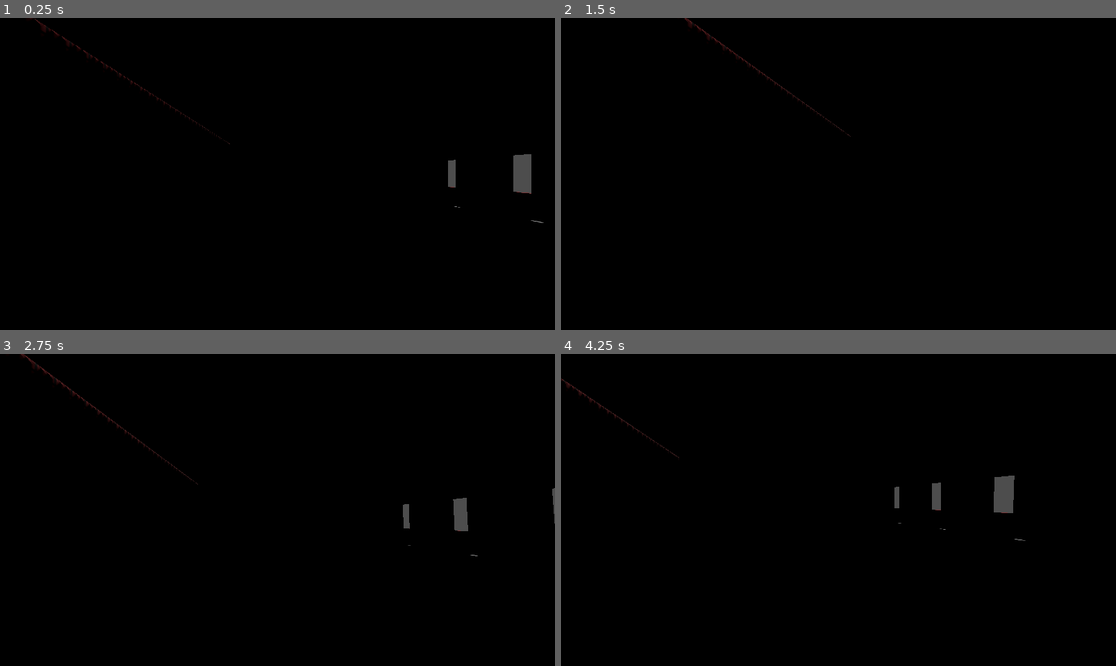
Above: before the commit, frames 1-4 (two rows, left to right).
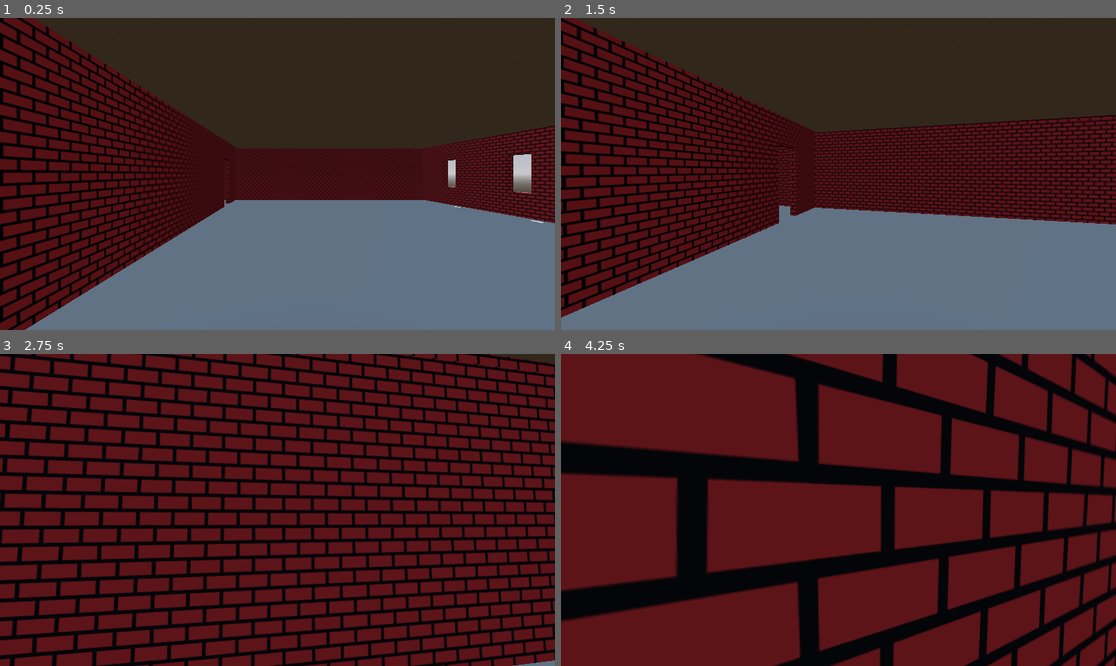
Above: after the commit, the same moments.

Repository: DrOtter3000/LittleLibrary
Game: Godot game, scene res://Environment/building.tscn
Two runs of this game, one before a commit and one after it. Both use one fixed random seed, a clock stepped at 60 frames per second and the inputs below.
Inputs (mouse positions are in pixels of both pictures, inside the frame that each line leads up to):
- Up to frame 1 (0.25 s): no input
- Up to frame 2 (1.5 s): move the mouse to (866, 174) at 0.52 s; hold W (forward, bound only after the commit) from 0.53 s (still down); tap Space (jump, bound only after the commit) at 0.6, 0.77, 1.07, 1.35 s; move the mouse to (810, 174) at 1.27 s
- Up to frame 3 (2.75 s): keep holding W (forward, bound only after the commit); tap Space (jump, bound only after the commit) at 1.52, 1.82, 2.1 s; move the mouse to (288, 503) at 2.02 s
- Up to frame 4 (4.25 s): keep holding W (forward, bound only after the commit); move the mouse to (832, 516) at 2.77 s; tap Space (jump, bound only after the commit) at 2.85, 3.02, 3.32, 3.6, 3.77, 4.07 s; move the mouse to (877, 513) at 3.52 s

The runs differ from the first frame. In frame 1, 94% of the frame differs, in the area x 0-100%, y 0-100%; in frame 2, 92%; in frame 3, 74%; in frame 4, 74%.

Commit message:
finish building

Diff:
--- a/Environment/building.tscn
+++ b/Environment/building.tscn
@@ -1,10 +1,23 @@
-[gd_scene load_steps=15 format=3 uid="uid://bcwhi6vrtelmj"]
+[gd_scene load_steps=18 format=3 uid="uid://bcwhi6vrtelmj"]
 
 [ext_resource type="Texture2D" uid="uid://3nm3kbj7goho" path="res://Textures/Ceiling.png" id="1_bteem"]
 [ext_resource type="Texture2D" uid="uid://wixedqcachbg" path="res://Textures/Wall.png" id="1_p4fnb"]
 [ext_resource type="PackedScene" uid="uid://c44tfbq6oqdrx" path="res://Player/player.tscn" id="1_uph0i"]
 [ext_resource type="Texture2D" uid="uid://cwqqbf8hjyequ" path="res://Textures/Ground.png" id="3_uwfla"]
 
+[sub_resource type="ProceduralSkyMaterial" id="ProceduralSkyMaterial_nn5gb"]
+sky_horizon_color = Color(0.64625, 0.65575, 0.67075, 1)
+ground_horizon_color = Color(0.64625, 0.65575, 0.67075, 1)
+
+[sub_resource type="Sky" id="Sky_w5l11"]
+sky_material = SubResource("ProceduralSkyMaterial_nn5gb")
+
+[sub_resource type="Environment" id="Environment_fy0xf"]
+background_mode = 2
+sky = SubResource("Sky_w5l11")
+tonemap_mode = 2
+glow_enabled = true
+
 [sub_resource type="StandardMaterial3D" id="StandardMaterial3D_oskyw"]
 albedo_texture = ExtResource("1_p4fnb")
 uv1_triplanar = true
@@ -47,6 +60,9 @@
 
 [node name="Building" type="Node3D"]
 
+[node name="WorldEnvironment" type="WorldEnvironment" parent="."]
+environment = SubResource("Environment_fy0xf")
+
 [node name="Player" parent="." instance=ExtResource("1_uph0i")]
 transform = Transform3D(1, 0, 0, 0, 1, 0, 0, 0, 1, 2.63451, 0, 3.90786)
 
@@ -292,6 +308,204 @@
 operation = 2
 size = Vector3(0.4, 1.4, 0.8)
 
+[node name="MoreFloors" type="Node3D" parent="."]
+transform = Transform3D(1, 0, 0, 0, 1, 0, 0, 0, 1, 0, 2.98148, 0)
+
+[node name="OuterWall3" type="CSGBox3D" parent="MoreFloors"]
+transform = Transform3D(1, 0, 0, 0, 1, 0, 0, 0, 1, 11.5964, 2.99332, -2.53715)
+material_override = SubResource("StandardMaterial3D_j2ucu")
+use_collision = true
+size = Vector3(0.3, 3.2, 13.8384)
+
+[node name="Window" type="CSGBox3D" parent="MoreFloors/OuterWall3"]
+transform = Transform3D(1, 0, 0, 0, 1, 0, 0, 0, 1, 0, 0, 2)
+operation = 2
+size = Vector3(0.4, 1.4, 0.8)
+
+[node name="Window3" type="CSGBox3D" parent="MoreFloors/OuterWall3"]
+transform = Transform3D(1, 0, 0, 0, 1, 0, 0, 0, 1, 0, 0, -1)
+operation = 2
+size = Vector3(0.4, 1.4, 0.8)
+
+[node name="Window4" type="CSGBox3D" parent="MoreFloors/OuterWall3"]
+transform = Transform3D(1, 0, 0, 0, 1, 0, 0, 0, 1, 0, 0, -4)
+operation = 2
+size = Vector3(0.4, 1.4, 0.8)
+
+[node name="Window2" type="CSGBox3D" parent="MoreFloors/OuterWall3"]
+transform = Transform3D(1, 0, 0, 0, 1, 0, 0, 0, 1, 0, 0, 5)
+operation = 2
+size = Vector3(0.4, 1.4, 0.8)
+
+[node name="Wall2" type="CSGBox3D" parent="MoreFloors"]
+transform = Transform3D(-1, 0, 8.74228e-08, 0, 1, 0, -8.74228e-08, 0, -1, 0, 3, -2.45632)
+material_override = SubResource("StandardMaterial3D_jh3vm")
+use_collision = true
+size = Vector3(0.2, 3.2, 16.9058)
+
+[node name="Door" type="CSGMesh3D" parent="MoreFloors/Wall2"]
+transform = Transform3D(1, 0, 0, 0, 1, 0, 0, 0, 1, -2.62268e-07, -0.45, -6.83709)
+operation = 2
+mesh = SubResource("BoxMesh_6rx4d")
+
+[node name="OuterWall4" type="CSGBox3D" parent="MoreFloors"]
+transform = Transform3D(1, 0, 0, 0, 1, 0, 0, 0, 1, 1.78638, 3, 6)
+material_override = SubResource("StandardMaterial3D_v2siv")
+use_collision = true
+size = Vector3(16.4272, 3.2, 0.3)
+
+[node name="Window4" type="CSGBox3D" parent="MoreFloors/OuterWall4"]
+transform = Transform3D(-4.37114e-08, 0, -1, 0, 1, 0, 1, 0, -4.37114e-08, 0, 0, 0)
+operation = 2
+size = Vector3(0.4, 1.4, 0.8)
+
+[node name="Window7" type="CSGBox3D" parent="MoreFloors/OuterWall4"]
+transform = Transform3D(-4.37114e-08, 0, -1, 0, 1, 0, 1, 0, -4.37114e-08, -3, 0, 0)
+operation = 2
+size = Vector3(0.4, 1.4, 0.8)
+
+[node name="Window8" type="CSGBox3D" parent="MoreFloors/OuterWall4"]
+transform = Transform3D(-4.37114e-08, 0, -1, 0, 1, 0, 1, 0, -4.37114e-08, -6, 0, 0)
+operation = 2
+size = Vector3(0.4, 1.4, 0.8)
+
+[node name="Window5" type="CSGBox3D" parent="MoreFloors/OuterWall4"]
+transform = Transform3D(-4.37114e-08, 0, -1, 0, 1, 0, 1, 0, -4.37114e-08, 3, 0, 0)
+operation = 2
+size = Vector3(0.4, 1.4, 0.8)
+
+[node name="Window6" type="CSGBox3D" parent="MoreFloors/OuterWall4"]
+transform = Transform3D(-4.37114e-08, 0, -1, 0, 1, 0, 1, 0, -4.37114e-08, 6, 0, 0)
+operation = 2
+size = Vector3(0.4, 1.4, 0.8)
+
+[node name="CSGBox3D8" type="CSGBox3D" parent="MoreFloors"]
+transform = Transform3D(1, 0, 0, 0, 1, 0, 0, 0, 1, -2.632, 3, 1.13257)
+material_override = SubResource("StandardMaterial3D_rmiqd")
+use_collision = true
+size = Vector3(0.2, 3.2, 9.80371)
+
+[node name="CSGBox3D9" type="CSGBox3D" parent="MoreFloors"]
+transform = Transform3D(-4.37114e-08, 0, -1, 0, 1, 0, 1, 0, -4.37114e-08, -1.3043, 3, -3.65091)
+material_override = SubResource("StandardMaterial3D_rmiqd")
+use_collision = true
+size = Vector3(0.2, 3.2, 2.73889)
+
+[node name="CSGBox3D7" type="CSGBox3D" parent="MoreFloors"]
+transform = Transform3D(-4.37114e-08, 0, -1, 0, 1, 0, 1, 0, -4.37114e-08, 2.54934, 3, -8.49907)
+material_override = SubResource("StandardMaterial3D_cjbry")
+use_collision = true
+size = Vector3(0.2, 3.2, 17.9138)
+
+[node name="Corner2" type="CSGBox3D" parent="MoreFloors"]
+transform = Transform3D(0.707107, 0, -0.707107, 0, 1, 0, 0.707107, 0, 0.707107, 10.7658, 3, 5.16154)
+material_override = SubResource("StandardMaterial3D_oskyw")
+use_collision = true
+size = Vector3(0.3, 3.2, 2.5083)
+
+[node name="Window5" type="CSGBox3D" parent="MoreFloors/Corner2"]
+operation = 2
+size = Vector3(0.4, 1.4, 0.8)
+
+[node name="MoreFloors2" type="Node3D" parent="."]
+transform = Transform3D(1, 0, 0, 0, 1, 0, 0, 0, 1, 0, 6.09824, 0)
+
+[node name="OuterWall3" type="CSGBox3D" parent="MoreFloors2"]
+transform = Transform3D(1, 0, 0, 0, 1, 0, 0, 0, 1, 11.5964, 2.99332, -2.53715)
+material_override = SubResource("StandardMaterial3D_j2ucu")
+use_collision = true
+size = Vector3(0.3, 3.2, 13.8384)
+
+[node name="Window" type="CSGBox3D" parent="MoreFloors2/OuterWall3"]
+transform = Transform3D(1, 0, 0, 0, 1, 0, 0, 0, 1, 0, 0, 2)
+operation = 2
+size = Vector3(0.4, 1.4, 0.8)
+
+[node name="Window3" type="CSGBox3D" parent="MoreFloors2/OuterWall3"]
+transform = Transform3D(1, 0, 0, 0, 1, 0, 0, 0, 1, 0, 0, -1)
+operation = 2
+size = Vector3(0.4, 1.4, 0.8)
+
+[node name="Window4" type="CSGBox3D" parent="MoreFloors2/OuterWall3"]
+transform = Transform3D(1, 0, 0, 0, 1, 0, 0, 0, 1, 0, 0, -4)
+operation = 2
+size = Vector3(0.4, 1.4, 0.8)
+
+[node name="Window2" type="CSGBox3D" parent="MoreFloors2/OuterWall3"]
+transform = Transform3D(1, 0, 0, 0, 1, 0, 0, 0, 1, 0, 0, 5)
+operation = 2
+size = Vector3(0.4, 1.4, 0.8)
+
+[node name="Wall2" type="CSGBox3D" parent="MoreFloors2"]
+transform = Transform3D(-1, 0, 8.74228e-08, 0, 1, 0, -8.74228e-08, 0, -1, 0, 3, -2.45632)
+material_override = SubResource("StandardMaterial3D_jh3vm")
+use_collision = true
+size = Vector3(0.2, 3.2, 16.9058)
+
+[node name="Door" type="CSGMesh3D" parent="MoreFloors2/Wall2"]
+transform = Transform3D(1, 0, 0, 0, 1, 0, 0, 0, 1, -2.62268e-07, -0.45, -6.83709)
+operation = 2
+mesh = SubResource("BoxMesh_6rx4d")
+
+[node name="OuterWall4" type="CSGBox3D" parent="MoreFloors2"]
+transform = Transform3D(1, 0, 0, 0, 1, 0, 0, 0, 1, 1.78638, 3, 6)
+material_override = SubResource("StandardMaterial3D_v2siv")
+use_collision = true
+size = Vector3(16.4272, 3.2, 0.3)
+
+[node name="Window4" type="CSGBox3D" parent="MoreFloors2/OuterWall4"]
+transform = Transform3D(-4.37114e-08, 0, -1, 0, 1, 0, 1, 0, -4.37114e-08, 0, 0, 0)
+operation = 2
+size = Vector3(0.4, 1.4, 0.8)
+
+[node name="Window7" type="CSGBox3D" parent="MoreFloors2/OuterWall4"]
+transform = Transform3D(-4.37114e-08, 0, -1, 0, 1, 0, 1, 0, -4.37114e-08, -3, 0, 0)
+operation = 2
+size = Vector3(0.4, 1.4, 0.8)
+
+[node name="Window8" type="CSGBox3D" parent="MoreFloors2/OuterWall4"]
+transform = Transform3D(-4.37114e-08, 0, -1, 0, 1, 0, 1, 0, -4.37114e-08, -6, 0, 0)
+operation = 2
+size = Vector3(0.4, 1.4, 0.8)
+
+[node name="Window5" type="CSGBox3D" parent="MoreFloors2/OuterWall4"]
+transform = Transform3D(-4.37114e-08, 0, -1, 0, 1, 0, 1, 0, -4.37114e-08, 3, 0, 0)
+operation = 2
+size = Vector3(0.4, 1.4, 0.8)
+
+[node name="Window6" type="CSGBox3D" parent="MoreFloors2/OuterWall4"]
+transform = Transform3D(-4.37114e-08, 0, -1, 0, 1, 0, 1, 0, -4.37114e-08, 6, 0, 0)
+operation = 2
+size = Vector3(0.4, 1.4, 0.8)
+
+[node name="CSGBox3D8" type="CSGBox3D" parent="MoreFloors2"]
+transform = Transform3D(1, 0, 0, 0, 1, 0, 0, 0, 1, -2.632, 3, 1.13257)
+material_override = SubResource("StandardMaterial3D_rmiqd")
+use_collision = true
+size = Vector3(0.2, 3.2, 9.80371)
+
+[node name="CSGBox3D9" type="CSGBox3D" parent="MoreFloors2"]
+transform = Transform3D(-4.37114e-08, 0, -1, 0, 1, 0, 1, 0, -4.37114e-08, -1.3043, 3, -3.65091)
+material_override = SubResource("StandardMaterial3D_rmiqd")
+use_collision = true
+size = Vector3(0.2, 3.2, 2.73889)
+
+[node name="CSGBox3D7" type="CSGBox3D" parent="MoreFloors2"]
+transform = Transform3D(-4.37114e-08, 0, -1, 0, 1, 0, 1, 0, -4.37114e-08, 2.54934, 3, -8.49907)
+material_override = SubResource("StandardMaterial3D_cjbry")
+use_collision = true
+size = Vector3(0.2, 3.2, 17.9138)
+
+[node name="Corner2" type="CSGBox3D" parent="MoreFloors2"]
+transform = Transform3D(0.707107, 0, -0.707107, 0, 1, 0, 0.707107, 0, 0.707107, 10.7658, 3, 5.16154)
+material_override = SubResource("StandardMaterial3D_oskyw")
+use_collision = true
+size = Vector3(0.3, 3.2, 2.5083)
+
+[node name="Window5" type="CSGBox3D" parent="MoreFloors2/Corner2"]
+operation = 2
+size = Vector3(0.4, 1.4, 0.8)
+
 [node name="CeilingAndFloor" type="Node3D" parent="."]
 
 [node name="Ceiling" type="CSGBox3D" parent="CeilingAndFloor"]
@@ -305,6 +519,39 @@
 operation = 2
 size = Vector3(2, 1, 4)
 
+[node name="CeilingSecondFloor" type="CSGBox3D" parent="CeilingAndFloor"]
+transform = Transform3D(1, 0, 0, 0, 1, 0, 0, 0, 1, 5.84797, 4.6, -1.28202)
+material_override = SubResource("StandardMaterial3D_rvpy2")
+use_collision = true
+size = Vector3(11.7629, 0.0675964, 14.5054)
+
+[node name="CSGBox3D" type="CSGBox3D" parent="CeilingAndFloor/CeilingSecondFloor"]
+transform = Transform3D(0.707107, 0, -0.707107, 0, 1, 0, 0.707107, 0, 0.707107, 5.23005, 0, 7.36416)
+operation = 2
+size = Vector3(2, 1, 4)
+
+[node name="CeilingSecondFloor3" type="CSGBox3D" parent="CeilingAndFloor"]
+transform = Transform3D(1, 0, 0, 0, 1, 0, 0, 0, 1, 5.84797, 7.1781, -1.28202)
+material_override = SubResource("StandardMaterial3D_rvpy2")
+use_collision = true
+size = Vector3(11.7629, 0.0675964, 14.5054)
+
+[node name="CSGBox3D" type="CSGBox3D" parent="CeilingAndFloor/CeilingSecondFloor3"]
+transform = Transform3D(0.707107, 0, -0.707107, 0, 1, 0, 0.707107, 0, 0.707107, 5.23005, 0, 7.36416)
+operation = 2
+size = Vector3(2, 1, 4)
+
+[node name="CeilingSecondFloor4" type="CSGBox3D" parent="CeilingAndFloor"]
+transform = Transform3D(1, 0, 0, 0, 1, 0, 0, 0, 1, 5.84797, 10.1552, -1.28202)
+material_override = SubResource("StandardMaterial3D_rvpy2")
+use_collision = true
+size = Vector3(11.7629, 0.0675964, 14.5054)
+
+[node name="CSGBox3D" type="CSGBox3D" parent="CeilingAndFloor/CeilingSecondFloor4"]
+transform = Transform3D(0.707107, 0, -0.707107, 0, 1, 0, 0.707107, 0, 0.707107, 5.23005, 0, 7.36416)
+operation = 2
+size = Vector3(2, 1, 4)
+
 [node name="Ceiling2" type="CSGBox3D" parent="CeilingAndFloor"]
 transform = Transform3D(1, 0, 0, 0, 1, 0, 0, 0, 1, -3.17564, 1.55904, -6.10581)
 material_override = SubResource("StandardMaterial3D_rvpy2")
@@ -320,6 +567,12 @@
 material_override = SubResource("StandardMaterial3D_rvpy2")
 use_collision = true
 size = Vector3(2.59542, 0.0675964, 3.99117)
+
+[node name="CeilingSecondFloor2" type="CSGBox3D" parent="CeilingAndFloor"]
+transform = Transform3D(1, 0, 0, 0, 1, 0, 0, 0, 1, -1.317, 4.6, 3.71789)
+material_override = SubResource("StandardMaterial3D_rvpy2")
+use_collision = true
+size = Vector3(2.59542, 0.0675964, 4.64939)
 
 [node name="Floor2ndFloor" type="CSGBox3D" parent="CeilingAndFloor"]
 transform = Transform3D(1, 0, 0, 0, 1, 0, 0, 0, 1, 5.83062, 1.57117, -1.33458)
--- a/project.godot
+++ b/project.godot
@@ -14,3 +14,31 @@
 run/main_scene="res://Environment/building.tscn"
 config/features=PackedStringArray("4.2", "Forward Plus")
 config/icon="res://icon.svg"
+
+[input]
+
+forward={
+"deadzone": 0.5,
+"events": [Object(InputEventKey,"resource_local_to_scene":false,"resource_name":"","device":-1,"window_id":0,"alt_pressed":false,"shift_pressed":false,"ctrl_pressed":false,"meta_pressed":false,"pressed":false,"keycode":0,"physical_keycode":87,"key_label":0,"unicode":119,"echo":false,"script":null)
+]
+}
+left={
+"deadzone": 0.5,
+"events": [Object(InputEventKey,"resource_local_to_scene":false,"resource_name":"","device":-1,"window_id":0,"alt_pressed":false,"shift_pressed":false,"ctrl_pressed":false,"meta_pressed":false,"pressed":false,"keycode":0,"physical_keycode":65,"key_label":0,"unicode":97,"echo":false,"script":null)
+]
+}
+right={
+"deadzone": 0.5,
+"events": [Object(InputEventKey,"resource_local_to_scene":false,"resource_name":"","device":-1,"window_id":0,"alt_pressed":false,"shift_pressed":false,"ctrl_pressed":false,"meta_pressed":false,"pressed":false,"keycode":0,"physical_keycode":68,"key_label":0,"unicode":100,"echo":false,"script":null)
+]
+}
+back={
+"deadzone": 0.5,
+"events": [Object(InputEventKey,"resource_local_to_scene":false,"resource_name":"","device":-1,"window_id":0,"alt_pressed":false,"shift_pressed":false,"ctrl_pressed":false,"meta_pressed":false,"pressed":false,"keycode":0,"physical_keycode":83,"key_label":0,"unicode":115,"echo":false,"script":null)
+]
+}
+jump={
+"deadzone": 0.5,
+"events": [Object(InputEventKey,"resource_local_to_scene":false,"resource_name":"","device":-1,"window_id":0,"alt_pressed":false,"shift_pressed":false,"ctrl_pressed":false,"meta_pressed":false,"pressed":false,"keycode":0,"physical_keycode":32,"key_label":0,"unicode":32,"echo":false,"script":null)
+]
+}
